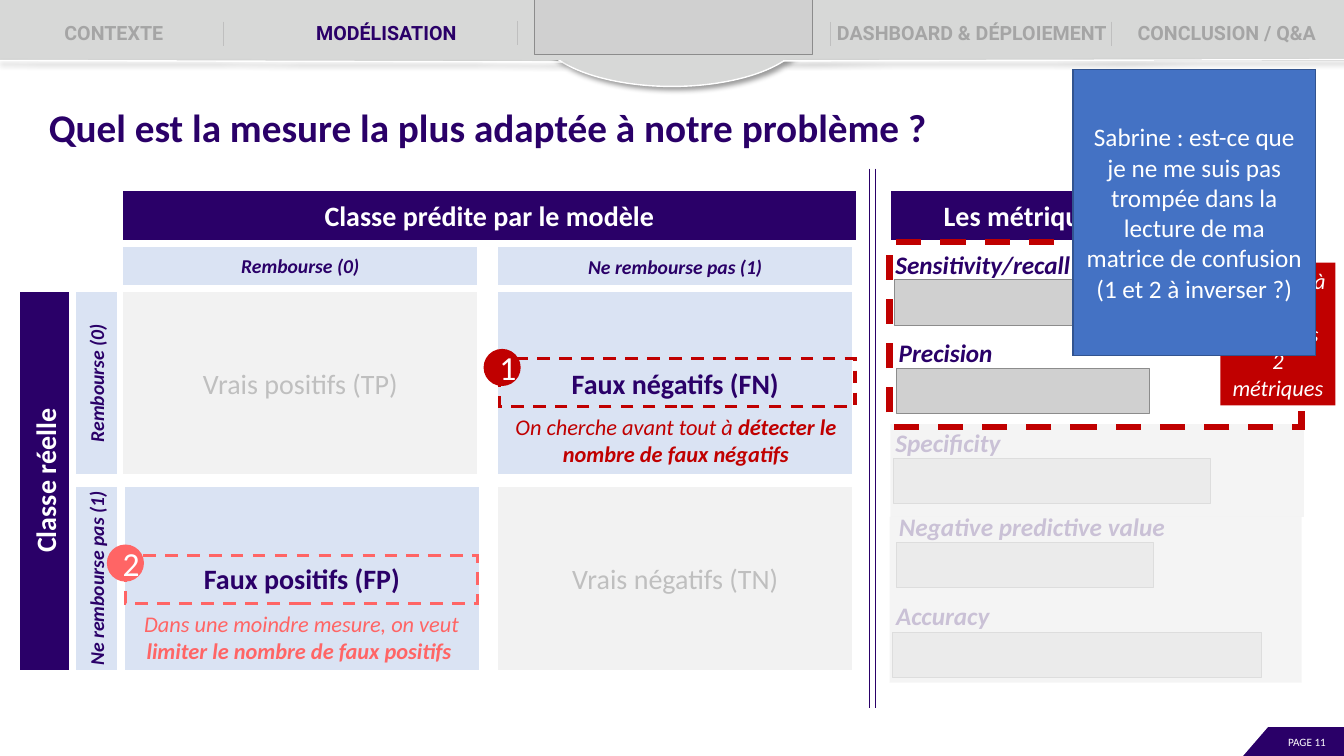
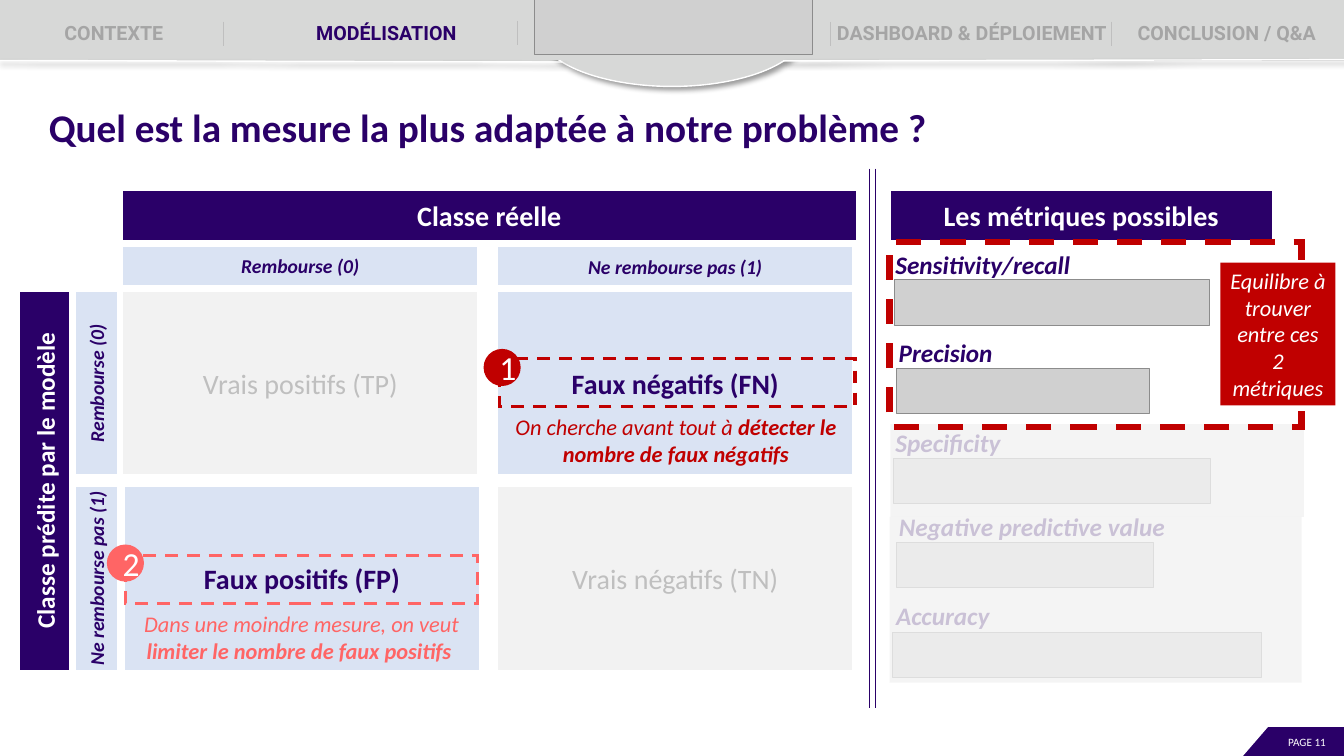
Before and after one commit to EtudiantOC2/implement_scoring_model_v2, a slide deck: slide 11 of evaluation/P7_Presentation.pptx. Drawn at 1344x756 pixels with LibreOffice and Linux fonts; fonts in the diff are those of the drawing; grey boxes stand for pictures. Boxes give left, top, right and bottom in pixels: in the first picture for what was removed or moved away, otherwise in the second. Text is boxed around its words. In the diff, an @@ line names an element or a change of style, - is before the commit and + after.

```diff
--- a/evaluation/P7_Presentation.pptx
+++ b/evaluation/P7_Presentation.pptx
@@ rectangle removed at [1074, 70, 1316, 356] @@
-Sabrine : est-ce que je ne me suis pas trompée dans la lecture de ma matrice de confusion (1 et 2 à inverser ?)
@@ text in rectangle at [417, 206, 562, 227]: text changed @@
-Classe prédite par le modèle
+Classe réelle
@@ text in rectangle at [31, 340, 62, 627]: text changed; size 20 to 18 pt @@
-Classe réelle
+Classe prédite par le modèle
```
Also in this commit, not shown: 10 other slides changed, 1 slide added, 1 other file.
